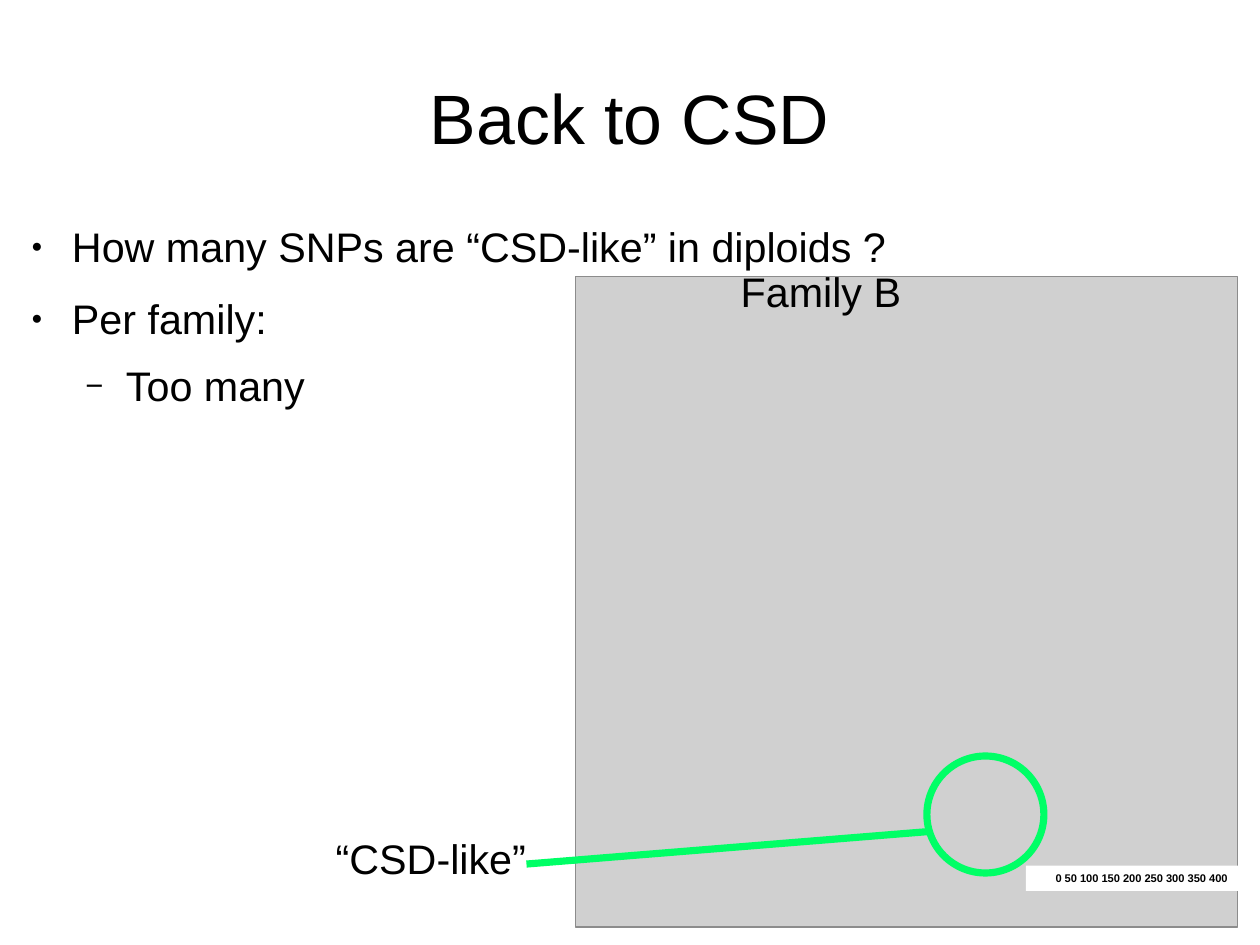
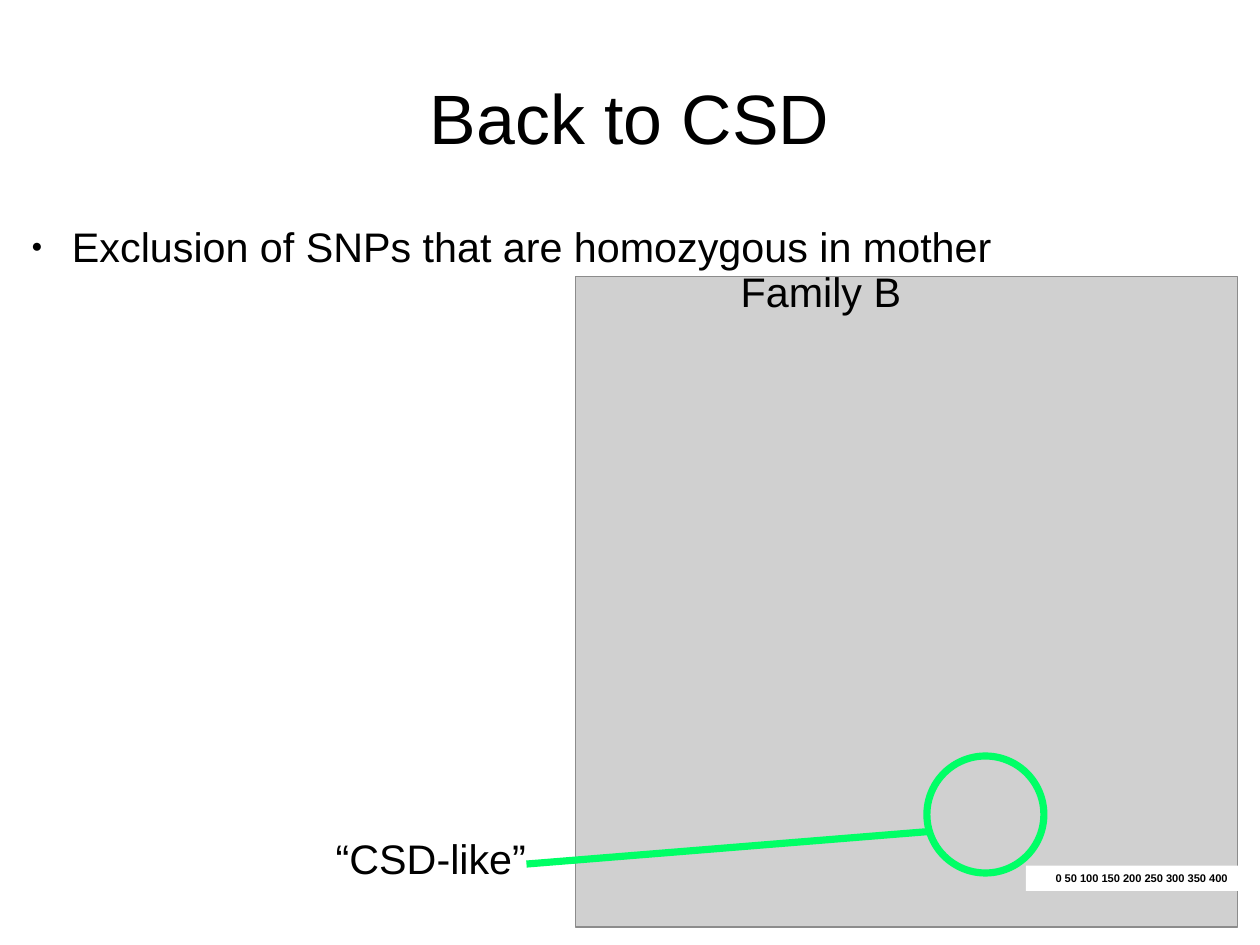
Before and after one commit to cmdoret/master_archive, a slide deck: slide 33 of reports/presentations/lab_meeting_20170712/lab_meeting_20170712.odp (slide 23 before the commit). Drawn at 1260x945 pixels with LibreOffice and Linux fonts; fonts in the diff are those of the drawing; grey boxes stand for pictures. Boxes give left, top, right and bottom in pixels: in the first picture for what was removed or moved away, otherwise in the second. Text is boxed around its words. In the diff, an @@ line names an element or a change of style, - is before the commit and + after.

```diff
--- a/reports/presentations/lab_meeting_20170712/lab_meeting_20170712.odp
+++ b/reports/presentations/lab_meeting_20170712/lab_meeting_20170712.odp
@@ text at [72, 232, 991, 270]: text changed @@
-● How many SNPs are “CSD-like” in diploids ?
-● Per family:
-  − Too many
+● Exclusion of SNPs that are homozygous in mother
```
Also in this commit, not shown: 5 other slides changed, 4 other files.
